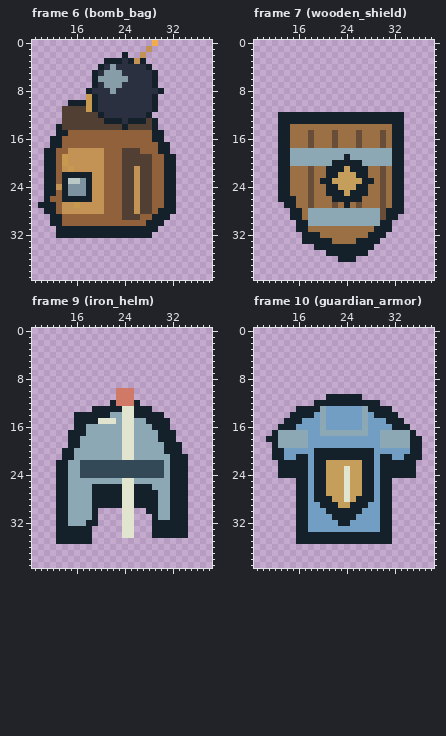
Two states of a pixel-art file, assets/ui/equipment_items.aseprite. Above, as it was before the edit.
48x48 pixels, 15 frames. Colours within 5 levels of each other are drawn and written as one. Shown: frame 6 (bomb_bag): x 9..38, y 0..39; frame 7 (wooden_shield): x 9..38, y 0..39; frame 9 (iron_helm): x 9..38, y 0..39; frame 10 (guardian_armor): x 9..38, y 0..39. The commit also changed other frames, which this record leaves out.
The result:
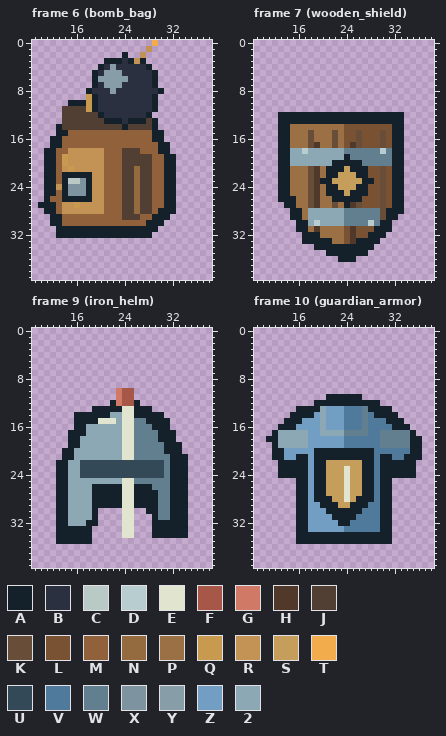
Palette (. is transparent): A #14212b  B #2b3041  C #b9c9c5  D #b8cdcf  E #e1e4ce  F #a75748  G #cf7966  H #50382b  J #503f32  K #684e39  L #795234  M #91613c  N #946a3f  P #9b7045  Q #c79a4f  R #c29355  S #c69e5c  T #f3ac4b  U #344958  V #507a9b  W #627f90  X #7d94a0  Y #879da8  Z #739ec4  2 #8da8b5
Commit message: Polish pixel art and align worn equipment with character animation
Changes in this commit:
layer "구조·재질 보정" added
--- frame 6 (bomb_bag), layer "구조·재질 보정"
@@ x 24..28 @@
 20 JJJJJ
-21 JJRJJ
-22 JJRJJ
-23 JJRJJ
-24 JJRJJ
-25 JJRJJ
-26 JJRJJ
-27 JJRJJ
-28 JJRJJ
+21 JJNJJ
+22 JJNJJ
+23 JJNJJ
+24 JJNJJ
+25 JJNJJ
+26 JJNJJ
+27 JJNJJ
+28 JJNJJ
 29 JJJMM
--- frame 7 (wooden_shield), layer "구조·재질 보정"
@@ x 15..33 @@
 13 AAAAAAAAAAAAAAAAAAA
-14 PPPPPPPPPPPPPPPPPAA
-15 PPPKPPPKPPPKPPPKPAA
-16 PPPKPPPKPPPKPPPKPAA
-17 PPPKPPPKPPPKPPPKPAA
-18 22222222222222222AA
-19 222222222A2222222AA
-20 2222222AAAAA22222AA
-21 PPPKPPAAASAAAPPKPAA
-22 PPPKPPAASSSAAPPKPAA
-23 PPPKPAASSSSSAAPKPAA
-24 PPPKPPAASSSAAPPKPAA
-25 PPPKPPAAASAAAPPKPAA
-26 APPKPPPAAAAAPPPKPAA
-27 APPKPPPKPAPKPPPKPAA
-28 AAP222222222222KAAA
-29 AAP222222222222KAA.
-30 .AA222222222222AA..
-31 .AAPPPPPPPPPPPAAA..
-32 ..AAAPPPPPPPPAAA...
-33 ..AAAAAPPPPAAAA....
+14 PPPPPPPPPLLLLLLLLAA
+15 PPPKPPPKPLLKLLLKLAA
+16 PPPKPPPKPLLKLLLKLAA
+17 PPPKHPPKPLHKLLLKLAA
+18 22D222222WWWWWWDWAA
+19 222222222AWWWWWWWAA
+20 2222222AAAAAWWWWWAA
+21 PPPKHPAAASAAALLKLAA
+22 PPPKHPAASSSAALLKLAA
+23 PPPKHAASSSSSAALKLAA
+24 PPPKHPAASSSAALLKLAA
+25 PPPKHPAAASAAALLKLAA
+26 APPKHPPAAAAALLLKLAA
+27 APPKHPPKPAHKLLLKLAA
+28 AAP222222WWWWWWKAAA
+29 AAP222222WWWWWWKAA.
+30 .AA2D2222WWWWDWAA..
+31 .AAPHPPPPLHLLLAAA..
+32 ..AAAPPPPLHLLAAA...
+33 ..AAAAAPPLHAAAA....
 34 ....AAAAAAAAAA.....
--- frame 9 (iron_helm), layer "구조·재질 보정"
@@ x 22..33 @@
  9 ............
-10 .GGG........
-11 .GGG........
-12 AGGGA.......
+10 .GFF........
+11 .GFF........
+12 AGFFA.......
 13 AAEEAAA.....
 14 22EEAAAAA...
-15 E2EE22AAAA..
-16 22EE222AAA..
-17 22EE2222AAA.
-18 22EE2222AAA.
-19 22EE22222AAA
-20 22EE22222AAA
-21 22EE222222AA
-22 UUUUUUUUU2AA
-23 UUUUUUUUU2AA
-24 UUUUUUUUU2AA
-25 22EE222222AA
-26 AAEEAAA222AA
-27 AAEEAAAA22AA
-28 AAEEAAAA22AA
-29 AAEEAAAA22AA
-30 ..EE..AA22AA
-31 ..EE...A22AA
+15 E2EEWWAAAA..
+16 22EEWWWAAA..
+17 22EEWWWWAAA.
+18 22EEWWWWAAA.
+19 22EEWWWWWAAA
+20 22EEWWWWWAAA
+21 22EEWWWWWWAA
+22 UUUUUUUUUWAA
+23 UUUUUUUUUWAA
+24 UUUUUUUUUWAA
+25 22EEWWWWWWAA
+26 AAEEAAAWWWAA
+27 AAEEAAAAWWAA
+28 AAEEAAAAWWAA
+29 AAEEAAAAWWAA
+30 ..EE..AAWWAA
+31 ..EE...AWWAA
 32 ..EE...AAAAA
--- frame 10 (guardian_armor), layer "구조·재질 보정"
@@ x 22..36 @@
 12 AAAAAAAA.......
-13 ZZZZZ2AAAA.....
-14 ZZZZZ2ZAAAA....
-15 ZZZZZ2ZZZAAA...
-16 ZZZZZ2ZZZZAAA..
-17 222222ZZ22222A.
-18 ZZZZZZZZ22222AA
-19 ZZZZZZZZ22222AA
-20 AAAAAAAZZZZZZAA
-21 AAAAAAAZAAZZAAA
-22 SSSSSAAZAAAAAA.
-23 SSESSAAZAAAAAA.
-24 SSESSAAZAAAAAA.
-25 SSESSAAZAA.....
-26 SSESSAAZAA.....
-27 SSESSAAZAA.....
-28 SSESAAAZAA.....
-29 ASSAAAZZAA.....
-30 AAAAAZZZAA.....
-31 AAAAZZZZAA.....
-32 ZAAZZZZZAA.....
-33 ZZZZZZZZAA.....
+13 ZZVVVWAAAA.....
+14 ZZVVVWVAAAA....
+15 ZZVVVWVVVAAA...
+16 ZZVVVWVVVVAAA..
+17 22WWWWVVWWWWWA.
+18 ZZVVVVVVWWWWWAA
+19 ZZVVVVVVWWWWWAA
+20 AAAAAAAVVVVVVAA
+21 AAAAAAAVAAVVAAA
+22 SSSSSAAVAAAAAA.
+23 SSESSAAVAAAAAA.
+24 SSESSAAVAAAAAA.
+25 SSESSAAVAA.....
+26 SSESSAAVAA.....
+27 SSESSAAVAA.....
+28 SSESAAAVAA.....
+29 ASSAAAVVAA.....
+30 AAAAAVVVAA.....
+31 AAAAVVVVAA.....
+32 ZAAVVVVVAA.....
+33 ZZVVVVVVAA.....
 34 AAAAAAAAAA.....
Pixel boxes of the changes (left, top, right, bottom) in both pictures:
changed: (134, 166, 140, 214)
changed: (344, 124, 392, 244)
changed: (302, 142, 320, 232)
changed: (122, 388, 170, 520)
changed: (344, 406, 410, 532)
